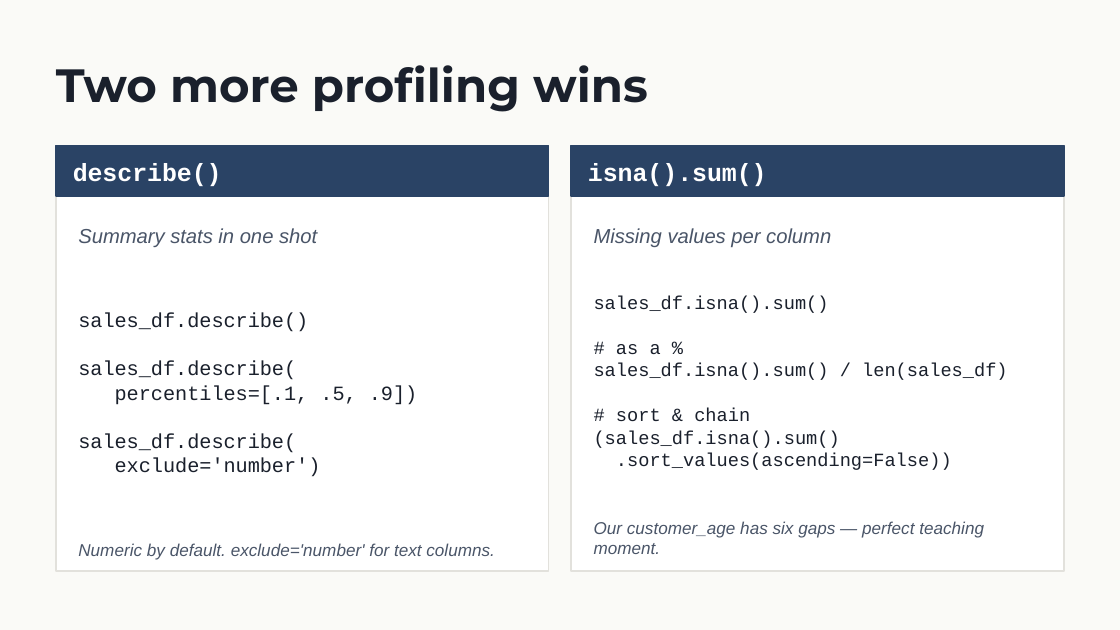
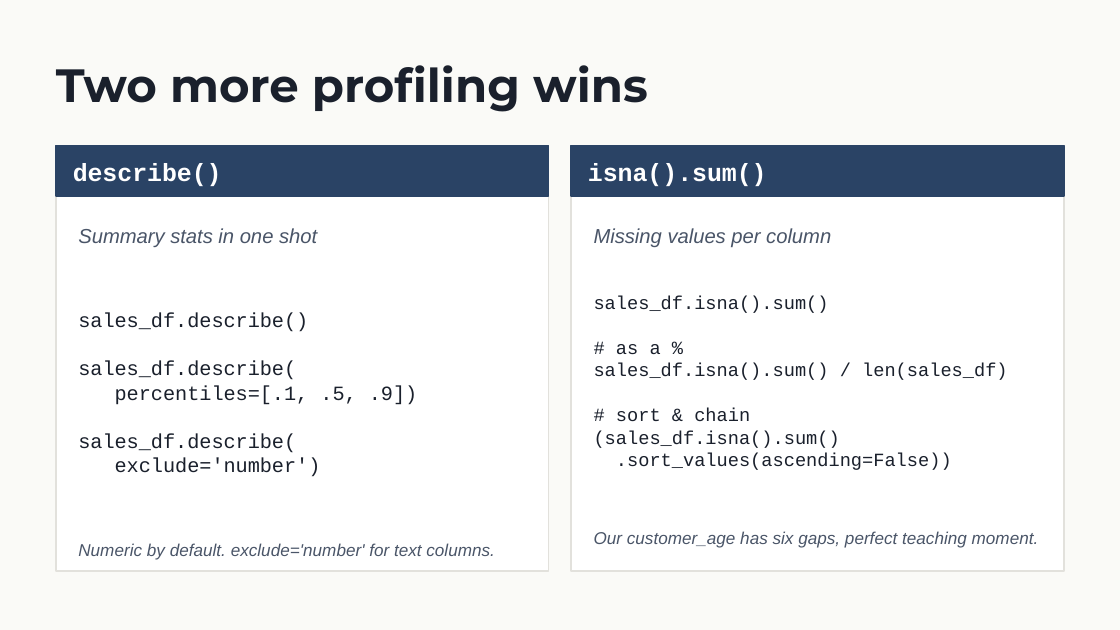
Before and after one commit to stringfestdata/python-in-excel-your-first-hour, a slide deck: slide 14 of python-in-excel-first-hour-deck.pptx. Drawn at 1120x630 pixels with LibreOffice and Linux fonts; fonts in the diff are those of the drawing. Boxes give left, top, right and bottom in pixels: in the first picture for what was removed or moved away, otherwise in the second. Text is boxed around its words. In the diff, an @@ line names an element or a change of style, - is before the commit and + after.

```diff
--- a/python-in-excel-first-hour-deck.pptx
+++ b/python-in-excel-first-hour-deck.pptx
@@ text at (594,531,1039,548): text changed @@
-Our customer_age has six gaps — perfect teaching moment.
+Our customer_age has six gaps, perfect teaching moment.
```
Also in this commit, not shown: 14 other slides changed, 2 other files.
